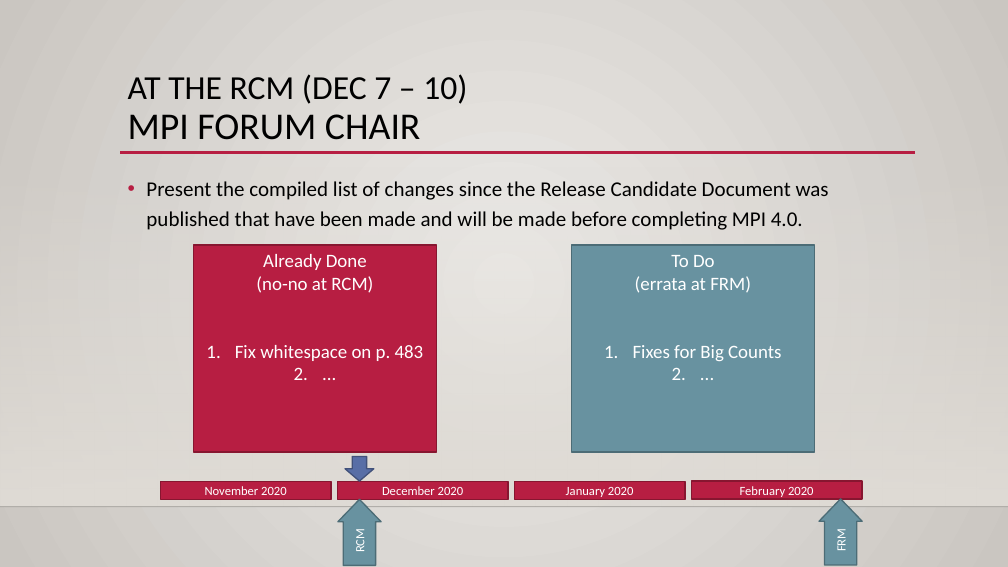
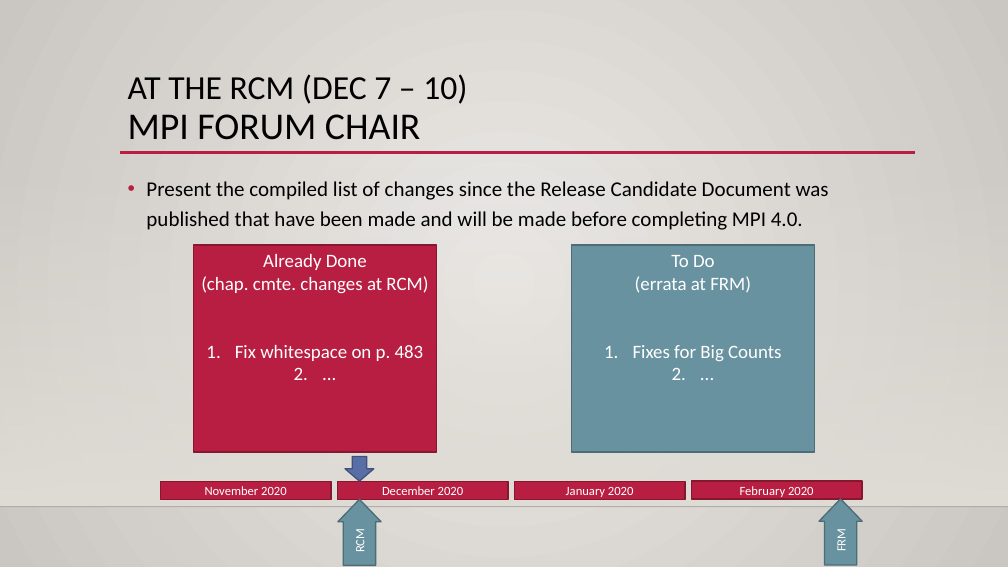
Before and after one commit to mpi-forum/mpi-forum.github.io, a slide deck: slide 6 of slides/2020/09/2020-09-30-rcm-frm-procedures.pptx. Drawn at 1008x567 pixels with LibreOffice and Linux fonts; fonts in the diff are those of the drawing; background and template pictures are left out. Boxes give left, top, right and bottom in pixels: in the first picture for what was removed or moved away, otherwise in the second. Text is boxed around its words. In the diff, an @@ line names an element or a change of style, - is before the commit and + after.

```diff
--- a/slides/2020/09/2020-09-30-rcm-frm-procedures.pptx
+++ b/slides/2020/09/2020-09-30-rcm-frm-procedures.pptx
@@ text in rectangle at [201,276,428,294]: text changed @@
-(no-no at RCM)
+(chap. cmte. changes at RCM)
```
Also in this commit, not shown: 1 other slide changed.
